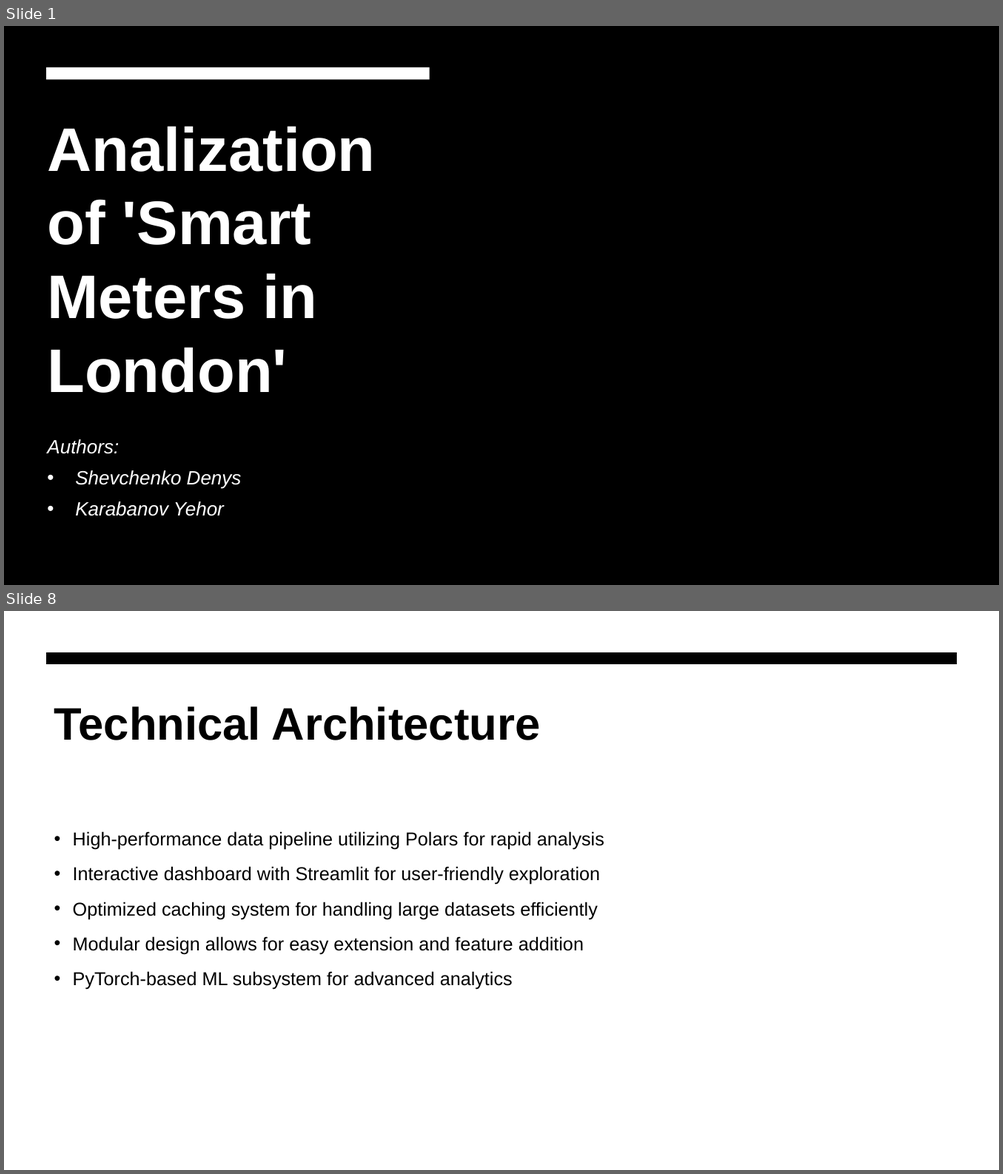
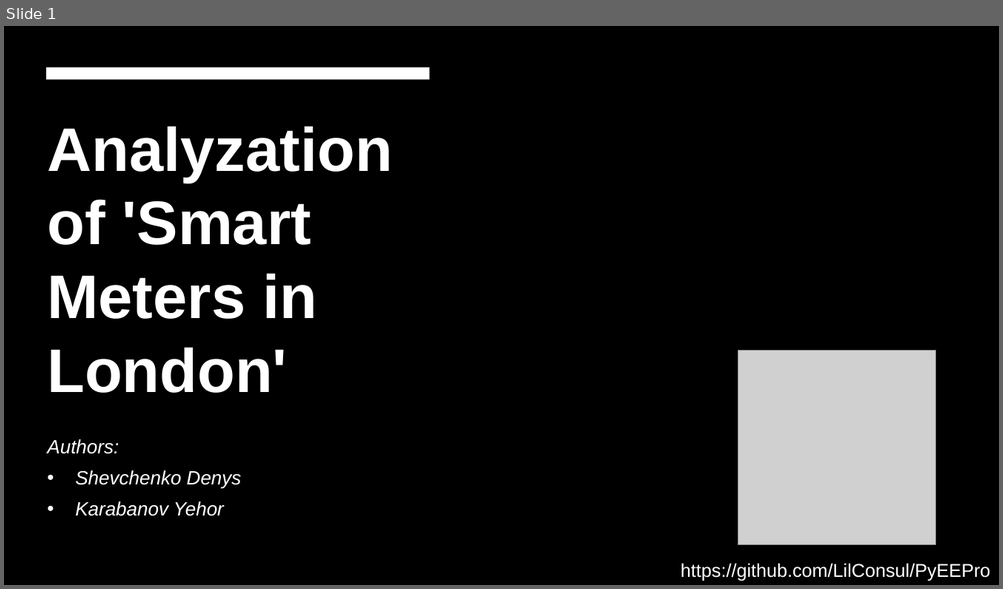
Before and after one commit to LilConsul/PyEEPro, a slide deck: docs/Analization of 'Smart Meters in London'.pptx. Shown one above the other, each under a label of ours: slides 1 and 8 before the commit, slide 1 after it; the slides between them are not shown. The pictures are 1003x1174 and 1003x589 pixels, drawn with LibreOffice and Linux fonts; fonts in the diff are those of the drawing; grey boxes stand for pictures; background and template pictures are left out. Boxes give left, top, right and bottom in pixels: in the first picture for what was removed or moved away, otherwise in the second. Text is boxed around its words. In the diff, an @@ line names an element or a change of style, - is before the commit and + after.

```diff
--- a/docs/Analization of 'Smart Meters in London'.pptx
+++ b/docs/Analization of 'Smart Meters in London'.pptx
@@ slide 8 removed at [4,611,999,1170], background #FFFFFF @@
@@ freeform shape removed at [46,652,957,665] @@
@@ title removed at [54,706,540,741] @@
-Technical Architecture
@@ text removed at [73,832,604,990] @@
-• High-performance data pipeline utilizing Polars for rapid analysis
-• Interactive dashboard with Streamlit for user-friendly exploration
-• Optimized caching system for handling large datasets efficiently
-• Modular design allows for easy extension and feature addition
-• PyTorch-based ML subsystem for advanced analytics
@@ slide 1 changed as well @@
@@ title at [47,126,392,393]: text changed @@
-Analization of 'Smart Meters in London'
+Analyzation of 'Smart Meters in London'
@@ picture added at [738,351,936,546] @@
@@ text added at [680,563,990,582], 18 pt, text #FFFFFF @@
+https://github.com/LilConsul/PyEEPro
```
Also in this commit, not shown: 9 slides added, 6 other slides removed.
